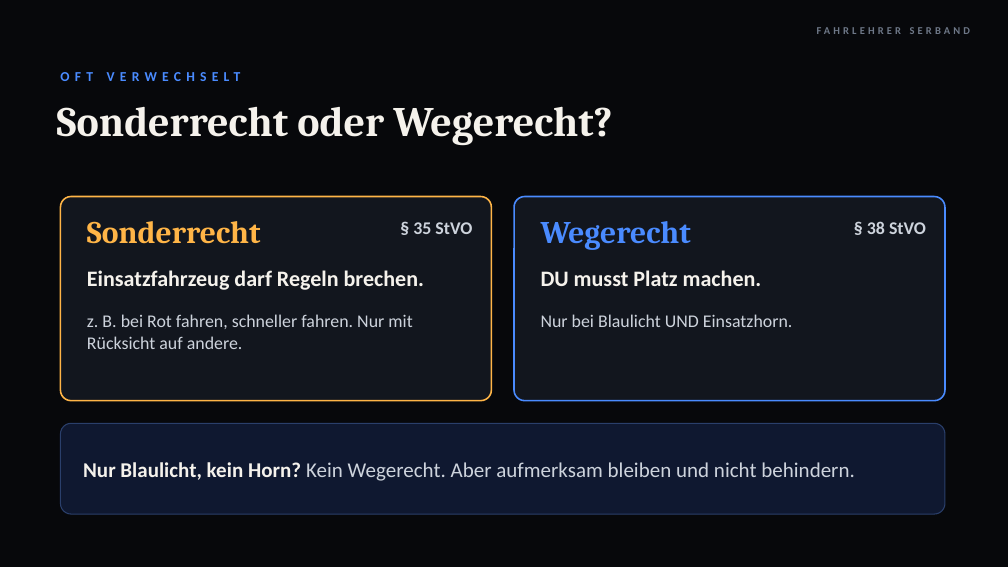
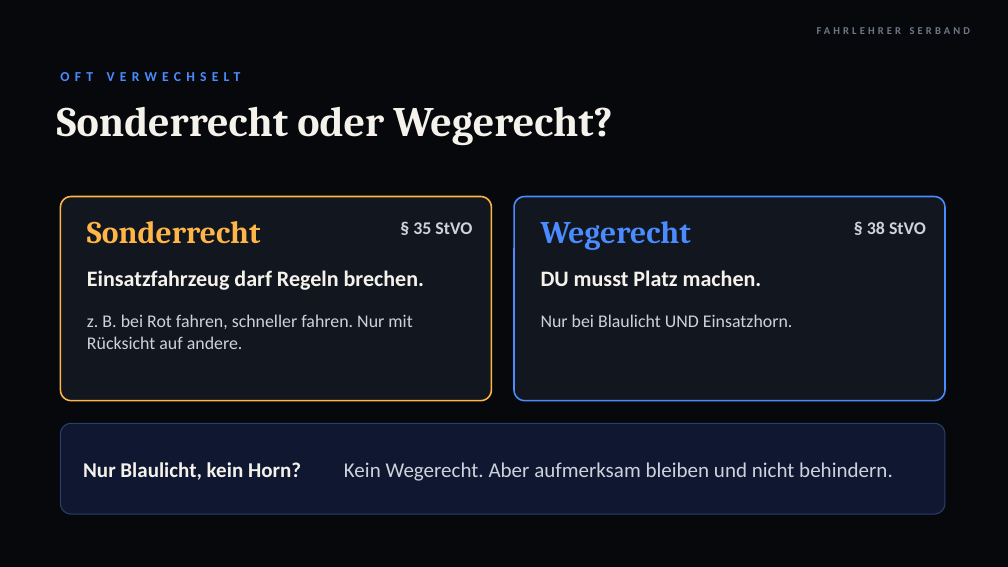
Before and after one commit to serband1995-hue/Fahrlehrer-Kompass-, a slide deck: slide 18 of theorie/lektion11/Lektion11_Besondere_Situationen.pptx. Drawn at 1008x567 pixels with LibreOffice and Linux fonts; fonts in the diff are those of the drawing; background and template pictures are left out. Boxes give left, top, right and bottom in pixels: in the first picture for what was removed or moved away, otherwise in the second. Text is boxed around its words. In the diff, an @@ line names an element or a change of style, - is before the commit and + after.

```diff
--- a/theorie/lektion11/Lektion11_Besondere_Situationen.pptx
+++ b/theorie/lektion11/Lektion11_Besondere_Situationen.pptx
@@ text at [83,462,301,480]: text changed; text colour #CDD3DC to #F5F2EC; bold on @@
-Nur Blaulicht, kein Horn? Kein Wegerecht. Aber aufmerksam bleiben und nicht behindern.
+Nur Blaulicht, kein Horn?
@@ text added at [344,462,893,481], 20 pt, text #CDD3DC @@
+Kein Wegerecht. Aber aufmerksam bleiben und nicht behindern.
```
Also in this commit, not shown: 1 other file.
